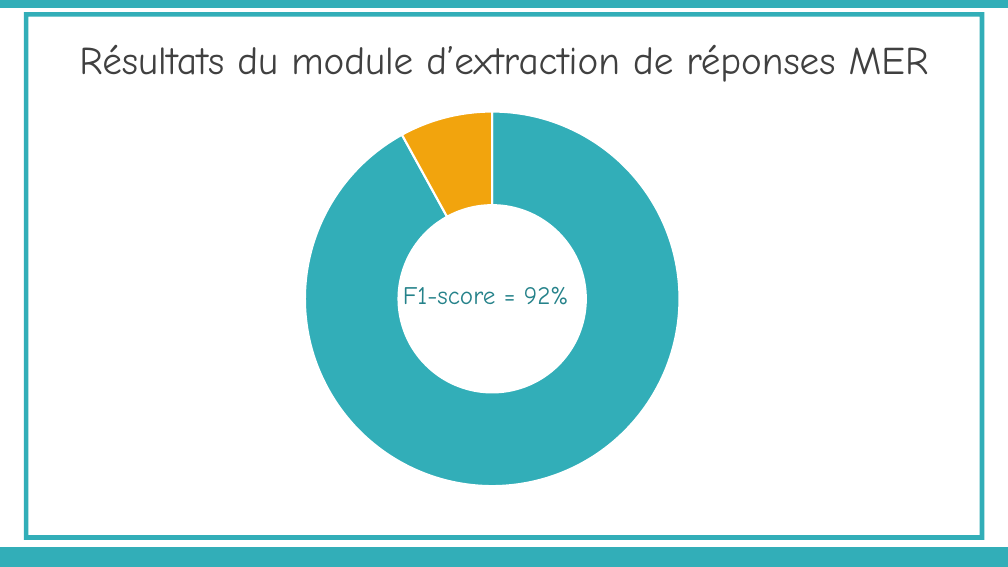
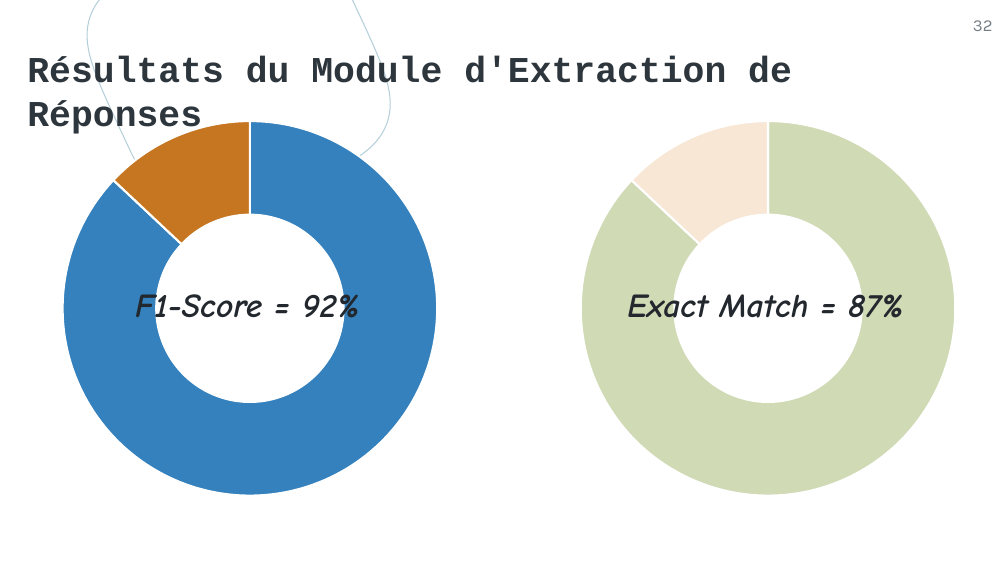
Before and after one commit to rbouadjenek/YouTaQA, a slide deck: slide 32 of Paper/présentation Soutenance Master AGABI & TIDAFI.pptx (slide 25 before the commit). Drawn at 1008x567 pixels with LibreOffice and Linux fonts; fonts in the diff are those of the drawing. Boxes give left, top, right and bottom in pixels: in the first picture for what was removed or moved away, otherwise in the second. Text is boxed around its words. In the diff, an @@ line names an element or a change of style, - is before the commit and + after.

```diff
--- a/Paper/présentation Soutenance Master AGABI & TIDAFI.pptx
+++ b/Paper/présentation Soutenance Master AGABI & TIDAFI.pptx
@@ rectangle removed at [0,0,1008,8] @@
@@ frame removed at [24,12,985,540] @@
@@ freeform shape added at [87,0,390,222], outline #B5CFDA 0.75 pt @@
@@ page number added at [973,20,993,31], 12 pt, text #767E85 @@
+32
@@ title at [27,56,792,136]: text changed; size 28 to 26 pt; font Comic Neue to Courier New; text colour #404040 to #2E363D; bold on @@
-Résultats du module d’extraction de réponses MER
+Résultats du Module d'Extraction de Réponses
@@ title "Résultats du Module d'Extraction de ..." at [27,56,792,136]: vertical alignment middle to top @@
@@ doughnut chart at [27,105,700,552] @@
-Series 1: 92, 8, -, -
+Series 1: 87, 13, -, -
@@ colours of single points changed @@
@@ plot area changed @@
@@ lettering changed @@
@@ doughnut chart: place and size @@
-doughnut chart at [56,103,729,550]
+doughnut chart at [27,105,700,552]
@@ doughnut chart added at [545,105,1008,552] @@
+categories: 1
+Series 1: 87, 13, -, -
@@ text at [135,288,360,328]: text changed; size 18 to 24 pt; text colour #25838A to #23282E; bold on; italic on @@
-F1-score = 92%
+F1-Score = 92%
@@ text added at [627,288,903,328], 24 pt, text #23282E, bold, italic @@
+Exact Match = 87%
@@ rectangle removed at [0,547,1008,567] @@
```
Also in this commit, not shown: 20 other slides changed, 16 slides added, 10 slides removed, 5 other files.
